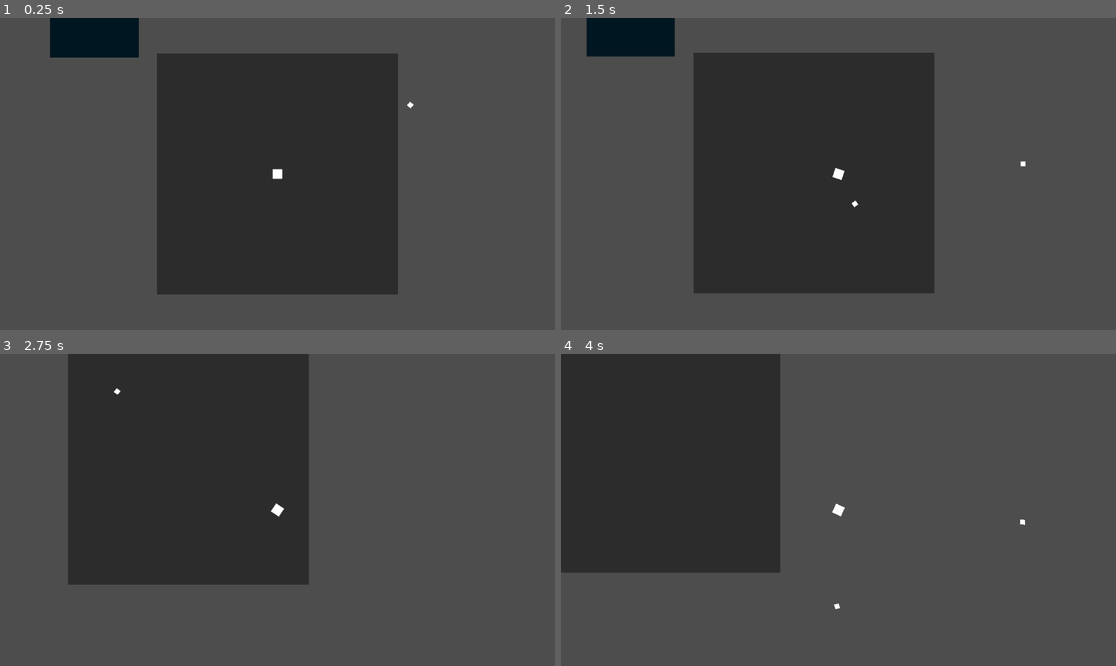
Above: before the commit, frames 1-4 (two rows, left to right).
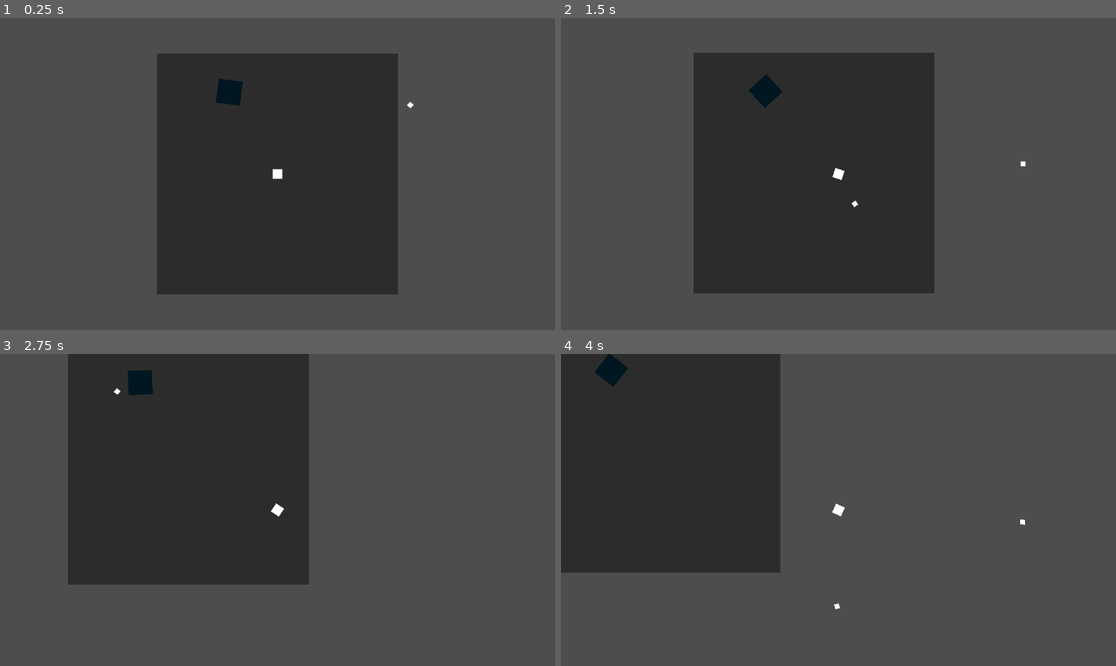
Above: after the commit, the same moments.

Repository: AWizardNamedGandalf/BreakThrough
Game: Godot game, scene res://World/world.tscn
The game is run twice, just before and just after one commit, with the same random seed, the same clock (stepped at 60 frames per second) and the same inputs.
Inputs (mouse positions are in pixels of both pictures, inside the frame that each line leads up to):
- Up to frame 1 (0.25 s): no input
- Up to frame 2 (1.5 s): move the mouse to (960, 158) at 0.52 s; hold D (right) 0.53-1.28 s; click (960, 158) at 0.6 s; move the mouse to (727, 189) at 1.27 s; hold S (down) from 1.28 s (still down); click (727, 189) at 1.35 s
- Up to frame 3 (2.75 s): move the mouse to (333, 441) at 2.02 s; release S (down) at 2.03 s; hold D (right) from 2.03 s (still down); click (333, 441) at 2.1 s
- Up to frame 4 (4 s): move the mouse to (810, 572) at 2.77 s; release D (right) at 2.78 s; hold W (up) 2.78-3.53 s; click (810, 572) at 2.85 s; move the mouse to (1005, 556) at 3.52 s; hold A (left) from 3.53 s (still down); click (1005, 556) at 3.6 s

The runs differ from the first frame. In frame 1, 2.4% of the frame differs, in the area x 9-44%, y 0-29%; in frame 2, 2.3%; in frame 3, 0.3%; in frame 4, 0.3%.

Commit message:
Planets with different stats

Diff:
--- a/break-through/Planets/planet.tscn
+++ b/break-through/Planets/planet1.tscn
@@ -1,18 +1,23 @@
-[gd_scene load_steps=3 format=3 uid="uid://8hovjcpybj8x"]
+[gd_scene load_steps=4 format=3 uid="uid://8hovjcpybj8x"]
 
+[ext_resource type="Script" uid="uid://d0mvfl0xbkfvo" path="res://Planets/planet_1.gd" id="1_iyyms"]
 [ext_resource type="Texture2D" uid="uid://7n3jkgqsjr5n" path="res://Materials/Square.png" id="1_lbeam"]
 
 [sub_resource type="RectangleShape2D" id="RectangleShape2D_agfjw"]
-size = Vector2(37, 35)
+size = Vector2(10.000002, 10.000002)
 
 [node name="Planet" type="RigidBody2D"]
 modulate = Color(1.8650665e-07, 0.0866011, 0.12583107, 1)
-mass = 1000.0
+mass = 100.0
 gravity_scale = 0.0
+inertia = 100.0
+angular_damp_mode = 1
+script = ExtResource("1_iyyms")
 
 [node name="Sprite2D" type="Sprite2D" parent="."]
-scale = Vector2(36.690754, 35.125)
+scale = Vector2(10, 10)
 texture = ExtResource("1_lbeam")
 
 [node name="CollisionShape2D" type="CollisionShape2D" parent="."]
+scale = Vector2(0.99999976, 0.99999976)
 shape = SubResource("RectangleShape2D_agfjw")
--- /dev/null
+++ b/break-through/Planets/planet10.tscn
@@ -0,0 +1,20 @@
+[gd_scene load_steps=3 format=3 uid="uid://c1t665ej2lr1f"]
+
+[ext_resource type="Texture2D" uid="uid://7n3jkgqsjr5n" path="res://Materials/Square.png" id="1_xdsvj"]
+
+[sub_resource type="RectangleShape2D" id="RectangleShape2D_agfjw"]
+size = Vector2(100.00002, 100.00002)
+
+[node name="Planet" type="RigidBody2D"]
+modulate = Color(1.8650665e-07, 0.0866011, 0.12583107, 1)
+mass = 1000.0
+gravity_scale = 0.0
+
+[node name="Sprite2D" type="Sprite2D" parent="."]
+scale = Vector2(100, 100)
+texture = ExtResource("1_xdsvj")
+
+[node name="CollisionShape2D" type="CollisionShape2D" parent="."]
+position = Vector2(1.1920929e-06, 1.1920929e-06)
+scale = Vector2(0.99999976, 0.99999976)
+shape = SubResource("RectangleShape2D_agfjw")
--- /dev/null
+++ b/break-through/Planets/planet2.tscn
@@ -0,0 +1,20 @@
+[gd_scene load_steps=3 format=3 uid="uid://ctusidej3o7sd"]
+
+[ext_resource type="Texture2D" uid="uid://7n3jkgqsjr5n" path="res://Materials/Square.png" id="1_04dhc"]
+
+[sub_resource type="RectangleShape2D" id="RectangleShape2D_agfjw"]
+size = Vector2(20.000004, 20.000004)
+
+[node name="Planet" type="RigidBody2D"]
+modulate = Color(1.8650665e-07, 0.0866011, 0.12583107, 1)
+mass = 200.0
+gravity_scale = 0.0
+
+[node name="Sprite2D" type="Sprite2D" parent="."]
+scale = Vector2(20, 20)
+texture = ExtResource("1_04dhc")
+
+[node name="CollisionShape2D" type="CollisionShape2D" parent="."]
+position = Vector2(-2.3841858e-07, -2.3841858e-07)
+scale = Vector2(0.99999976, 0.99999976)
+shape = SubResource("RectangleShape2D_agfjw")
--- /dev/null
+++ b/break-through/Planets/planet3.tscn
@@ -0,0 +1,20 @@
+[gd_scene load_steps=3 format=3 uid="uid://2rcds0fkq5bl"]
+
+[ext_resource type="Texture2D" uid="uid://7n3jkgqsjr5n" path="res://Materials/Square.png" id="1_3djnc"]
+
+[sub_resource type="RectangleShape2D" id="RectangleShape2D_agfjw"]
+size = Vector2(30.000008, 30.000008)
+
+[node name="Planet" type="RigidBody2D"]
+modulate = Color(1.8650665e-07, 0.0866011, 0.12583107, 1)
+mass = 300.0
+gravity_scale = 0.0
+
+[node name="Sprite2D" type="Sprite2D" parent="."]
+scale = Vector2(30, 30)
+texture = ExtResource("1_3djnc")
+
+[node name="CollisionShape2D" type="CollisionShape2D" parent="."]
+position = Vector2(2.3841858e-07, 2.3841858e-07)
+scale = Vector2(0.99999976, 0.99999976)
+shape = SubResource("RectangleShape2D_agfjw")
--- /dev/null
+++ b/break-through/Planets/planet4.tscn
@@ -0,0 +1,20 @@
+[gd_scene load_steps=3 format=3 uid="uid://bowhfmyqhp4st"]
+
+[ext_resource type="Texture2D" uid="uid://7n3jkgqsjr5n" path="res://Materials/Square.png" id="1_laob0"]
+
+[sub_resource type="RectangleShape2D" id="RectangleShape2D_agfjw"]
+size = Vector2(40.000008, 40.000008)
+
+[node name="Planet" type="RigidBody2D"]
+modulate = Color(1.8650665e-07, 0.0866011, 0.12583107, 1)
+mass = 400.0
+gravity_scale = 0.0
+
+[node name="Sprite2D" type="Sprite2D" parent="."]
+scale = Vector2(40, 40)
+texture = ExtResource("1_laob0")
+
+[node name="CollisionShape2D" type="CollisionShape2D" parent="."]
+position = Vector2(2.3841858e-07, 2.3841858e-07)
+scale = Vector2(0.99999976, 0.99999976)
+shape = SubResource("RectangleShape2D_agfjw")
--- /dev/null
+++ b/break-through/Planets/planet5.tscn
@@ -0,0 +1,20 @@
+[gd_scene load_steps=3 format=3 uid="uid://cir51gaqxwqot"]
+
+[ext_resource type="Texture2D" uid="uid://7n3jkgqsjr5n" path="res://Materials/Square.png" id="1_fvylp"]
+
+[sub_resource type="RectangleShape2D" id="RectangleShape2D_agfjw"]
+size = Vector2(50.000008, 50.000008)
+
+[node name="Planet" type="RigidBody2D"]
+modulate = Color(1.8650665e-07, 0.0866011, 0.12583107, 1)
+mass = 5000.5
+gravity_scale = 0.0
+
+[node name="Sprite2D" type="Sprite2D" parent="."]
+scale = Vector2(50, 50)
+texture = ExtResource("1_fvylp")
+
+[node name="CollisionShape2D" type="CollisionShape2D" parent="."]
+position = Vector2(2.3841858e-07, 2.3841858e-07)
+scale = Vector2(0.99999976, 0.99999976)
+shape = SubResource("RectangleShape2D_agfjw")
--- /dev/null
+++ b/break-through/Planets/planet6.tscn
@@ -0,0 +1,20 @@
+[gd_scene load_steps=3 format=3 uid="uid://2ktpokeudcpr"]
+
+[ext_resource type="Texture2D" uid="uid://7n3jkgqsjr5n" path="res://Materials/Square.png" id="1_36f5u"]
+
+[sub_resource type="RectangleShape2D" id="RectangleShape2D_agfjw"]
+size = Vector2(60.000015, 60.000015)
+
+[node name="Planet" type="RigidBody2D"]
+modulate = Color(1.8650665e-07, 0.0866011, 0.12583107, 1)
+mass = 600.0
+gravity_scale = 0.0
+
+[node name="Sprite2D" type="Sprite2D" parent="."]
+scale = Vector2(60, 60)
+texture = ExtResource("1_36f5u")
+
+[node name="CollisionShape2D" type="CollisionShape2D" parent="."]
+position = Vector2(-7.1525574e-07, -7.1525574e-07)
+scale = Vector2(0.99999976, 0.99999976)
+shape = SubResource("RectangleShape2D_agfjw")
--- /dev/null
+++ b/break-through/Planets/planet7.tscn
@@ -0,0 +1,20 @@
+[gd_scene load_steps=3 format=3 uid="uid://deuobait08dr6"]
+
+[ext_resource type="Texture2D" uid="uid://7n3jkgqsjr5n" path="res://Materials/Square.png" id="1_lgs48"]
+
+[sub_resource type="RectangleShape2D" id="RectangleShape2D_agfjw"]
+size = Vector2(70.000015, 70.000015)
+
+[node name="Planet" type="RigidBody2D"]
+modulate = Color(1.8650665e-07, 0.0866011, 0.12583107, 1)
+mass = 700.0
+gravity_scale = 0.0
+
+[node name="Sprite2D" type="Sprite2D" parent="."]
+scale = Vector2(70, 70)
+texture = ExtResource("1_lgs48")
+
+[node name="CollisionShape2D" type="CollisionShape2D" parent="."]
+position = Vector2(-7.1525574e-07, -7.1525574e-07)
+scale = Vector2(0.99999976, 0.99999976)
+shape = SubResource("RectangleShape2D_agfjw")
--- /dev/null
+++ b/break-through/Planets/planet8.tscn
@@ -0,0 +1,20 @@
+[gd_scene load_steps=3 format=3 uid="uid://lmr6clisuvfh"]
+
+[ext_resource type="Texture2D" uid="uid://7n3jkgqsjr5n" path="res://Materials/Square.png" id="1_67fmk"]
+
+[sub_resource type="RectangleShape2D" id="RectangleShape2D_agfjw"]
+size = Vector2(80.000015, 80.000015)
+
+[node name="Planet" type="RigidBody2D"]
+modulate = Color(1.8650665e-07, 0.0866011, 0.12583107, 1)
+mass = 800.0
+gravity_scale = 0.0
+
+[node name="Sprite2D" type="Sprite2D" parent="."]
+scale = Vector2(80, 80)
+texture = ExtResource("1_67fmk")
+
+[node name="CollisionShape2D" type="CollisionShape2D" parent="."]
+position = Vector2(-7.1525574e-07, -7.1525574e-07)
+scale = Vector2(0.99999976, 0.99999976)
+shape = SubResource("RectangleShape2D_agfjw")
--- /dev/null
+++ b/break-through/Planets/planet9.tscn
@@ -0,0 +1,20 @@
+[gd_scene load_steps=3 format=3 uid="uid://bgjn4cfsu8sfd"]
+
+[ext_resource type="Texture2D" uid="uid://7n3jkgqsjr5n" path="res://Materials/Square.png" id="1_dr5l8"]
+
+[sub_resource type="RectangleShape2D" id="RectangleShape2D_agfjw"]
+size = Vector2(90.00002, 90.00002)
+
+[node name="Planet" type="RigidBody2D"]
+modulate = Color(1.8650665e-07, 0.0866011, 0.12583107, 1)
+mass = 900.0
+gravity_scale = 0.0
+
+[node name="Sprite2D" type="Sprite2D" parent="."]
+scale = Vector2(90, 90)
+texture = ExtResource("1_dr5l8")
+
+[node name="CollisionShape2D" type="CollisionShape2D" parent="."]
+position = Vector2(1.1920929e-06, 1.1920929e-06)
+scale = Vector2(0.99999976, 0.99999976)
+shape = SubResource("RectangleShape2D_agfjw")
--- /dev/null
+++ b/break-through/Planets/planet_1.gd
@@ -0,0 +1,7 @@
+extends RigidBody2D
+var random_number1 = randi_range(-100, 100)
+
+
+# Called when the node enters the scene tree for the first time.
+func _ready() -> void:
+	apply_torque_impulse(random_number1)
--- a/break-through/World/world.tscn
+++ b/break-through/World/world.tscn
@@ -3,7 +3,7 @@
 [ext_resource type="PackedScene" uid="uid://c8xb6s7xev1n3" path="res://World/Player/player.tscn" id="1_8a836"]
 [ext_resource type="Texture2D" uid="uid://7n3jkgqsjr5n" path="res://Materials/Square.png" id="2_j8job"]
 [ext_resource type="PackedScene" uid="uid://di2jwx5ajyhvs" path="res://Projectiles/player_projectile.tscn" id="3_j8job"]
-[ext_resource type="PackedScene" uid="uid://8hovjcpybj8x" path="res://Planets/planet.tscn" id="4_3f78f"]
+[ext_resource type="PackedScene" uid="uid://8hovjcpybj8x" path="res://Planets/planet1.tscn" id="4_k8do8"]
 
 [node name="World" type="Node"]
 
@@ -20,5 +20,5 @@
 position = Vector2(38, -44)
 rotation = 0.7302421
 
-[node name="Planet" parent="." instance=ExtResource("4_3f78f")]
-position = Vector2(-76, -66)
+[node name="Planet" parent="." instance=ExtResource("4_k8do8")]
+position = Vector2(-20, -34)
Not shown, added: break-through/Planets/planet_1.gd.uid
